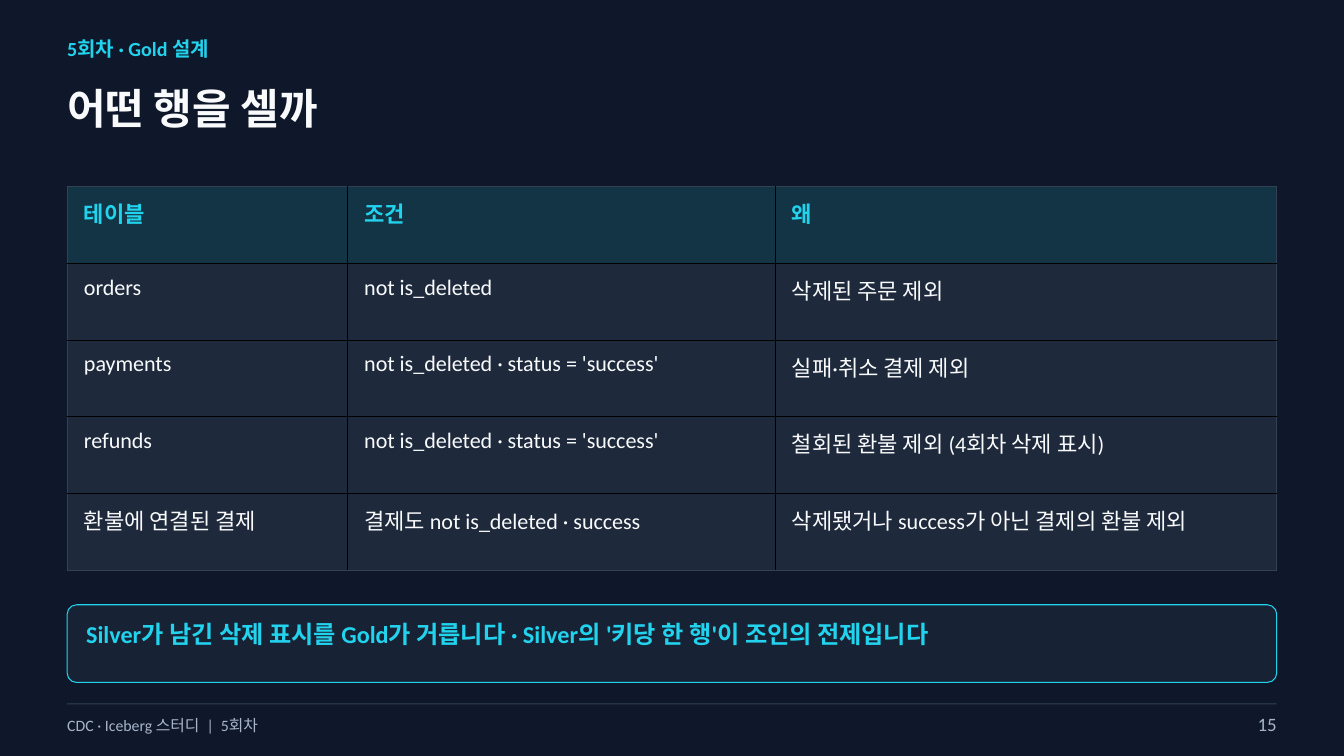
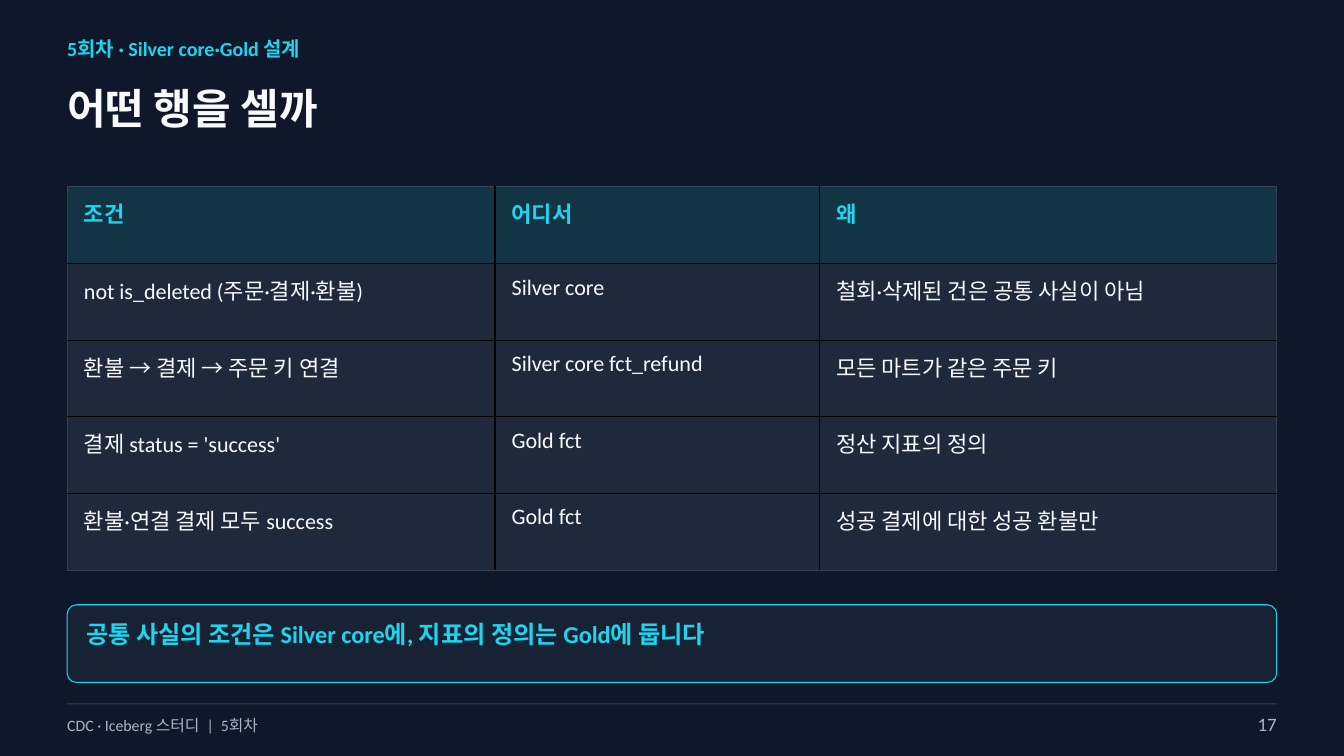
Before and after one commit to kim-dabin/cdc-lakehouse-study, a slide deck: slide 17 of labs/session05/slides/05-session05-student.pptx (slide 15 before the commit). Drawn at 1344x756 pixels with LibreOffice and Linux fonts; fonts in the diff are those of the drawing. Boxes give left, top, right and bottom in pixels: in the first picture for what was removed or moved away, otherwise in the second. Text is boxed around its words. In the diff, an @@ line names an element or a change of style, - is before the commit and + after.

```diff
--- a/labs/session05/slides/05-session05-student.pptx
+++ b/labs/session05/slides/05-session05-student.pptx
@@ text at box(67, 39, 301, 58): text changed @@
-5회차 · Gold 설계
+5회차 · Silver core·Gold 설계
@@ table at box(68, 187, 1277, 570) @@
-row 1, column 1: 테이블
+row 1, column 1: 조건
-row 1, column 2: 조건
+row 1, column 2: 어디서
-row 2: orders | not is_deleted | 삭제된 주문 제외
+row 2: not is_deleted (주문·결제·환불) | Silver core | 철회·삭제된 건은 공통 사실이 아님
-row 3: payments | not is_deleted · status = 'success' | 실패·취소 결제 제외
+row 3: 환불 → 결제 → 주문 키 연결 | Silver core fct_refund | 모든 마트가 같은 주문 키
-row 4: refunds | not is_deleted · status = 'success' | 철회된 환불 제외 (4회차 삭제 표시)
+row 4: 결제 status = 'success' | Gold fct | 정산 지표의 정의
-row 5: 환불에 연결된 결제 | 결제도 not is_deleted · success | 삭제됐거나 success가 아닌 결제의 환불 제외
+row 5: 환불·연결 결제 모두 success | Gold fct | 성공 결제에 대한 성공 환불만
@@ text at box(86, 622, 705, 646): text changed @@
-Silver가 남긴 삭제 표시를 Gold가 거릅니다 · Silver의 '키당 한 행'이 조인의 전제입니다
+공통 사실의 조건은 Silver core에, 지표의 정의는 Gold에 둡니다
@@ text at box(1258, 719, 1277, 731): text changed @@
-15
+17
```
Also in this commit, not shown: 27 other slides changed, 3 slides added, 1 slide removed, 1 other file.
